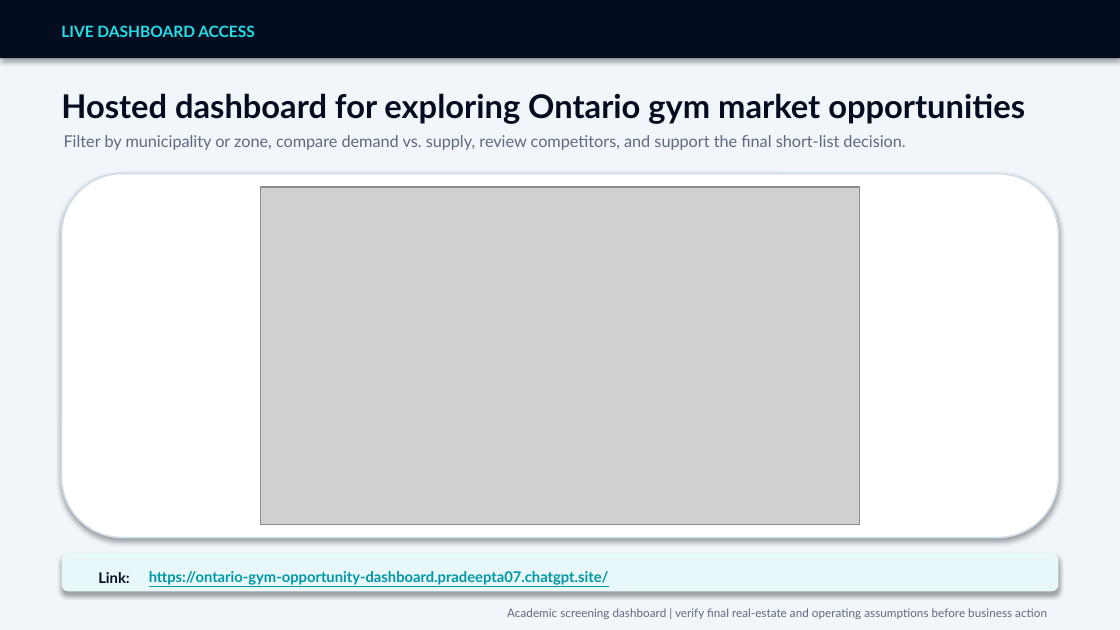
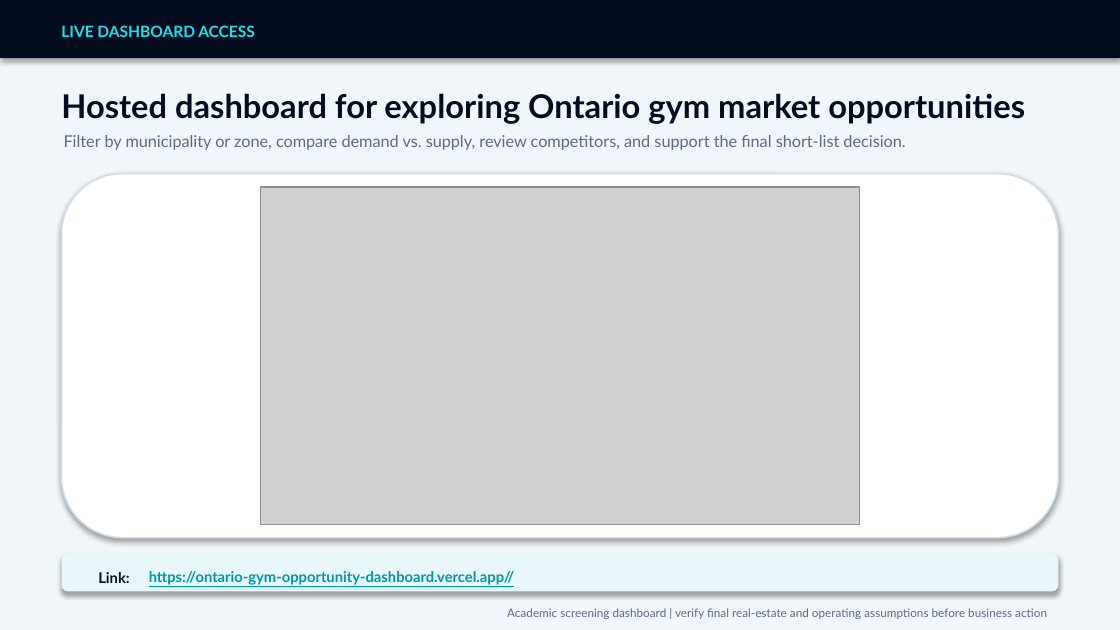
Before and after one commit to pradeepa29/8730-project, a slide deck: slide 21 of presentation/final-project-presentation.pptx. Drawn at 1120x630 pixels with LibreOffice and Linux fonts; fonts in the diff are those of the drawing; grey boxes stand for pictures. Boxes give left, top, right and bottom in pixels: in the first picture for what was removed or moved away, otherwise in the second. Text is boxed around its words. In the diff, an @@ line names an element or a change of style, - is before the commit and + after.

Commit message:
Finalize repository datasets and dashboard deliverables

```diff
--- a/presentation/final-project-presentation.pptx
+++ b/presentation/final-project-presentation.pptx
@@ text at (149,571,515,585): text changed @@
-https://ontario-gym-opportunity-dashboard.pradeepta07.chatgpt.site/
+https://ontario-gym-opportunity-dashboard.vercel.app//
```
Also in this commit, not shown: 8 other files.
